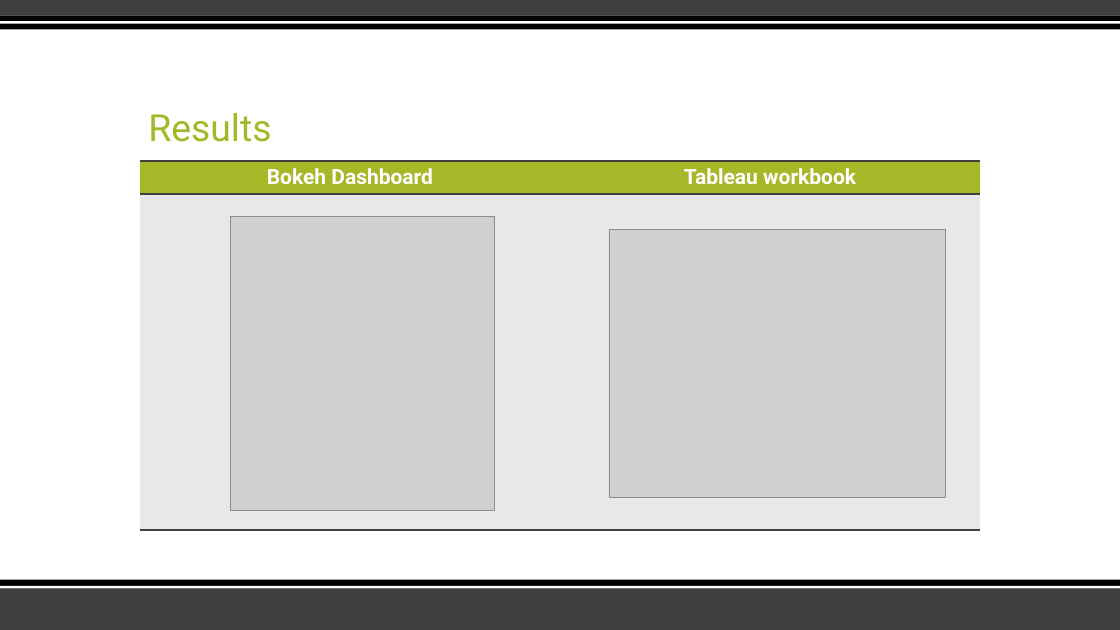
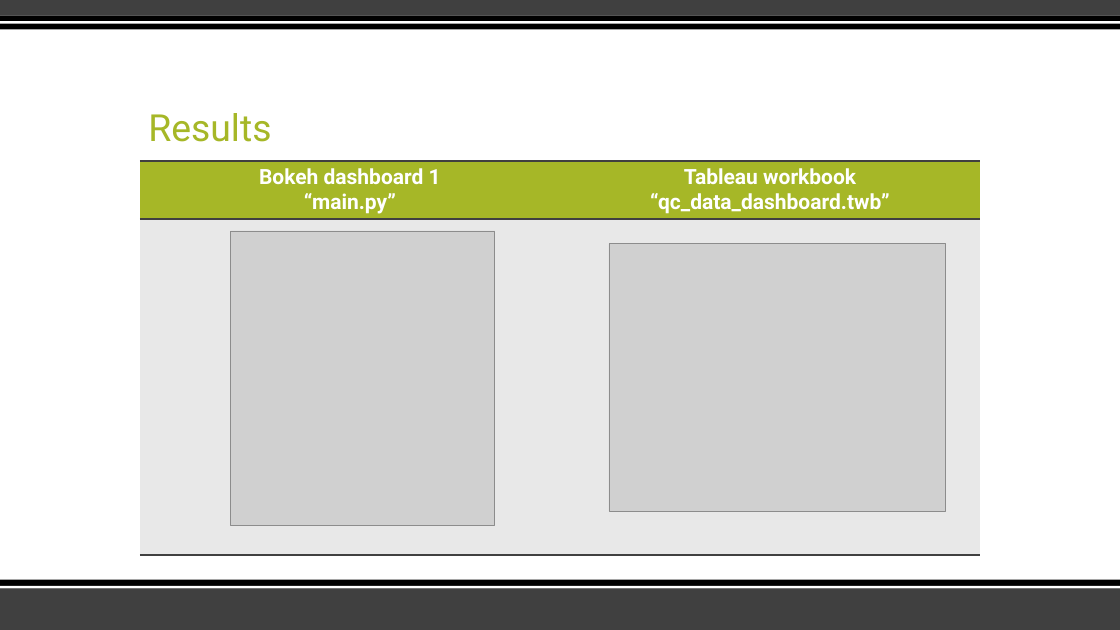
Before and after one commit to james-tn/Real-time-anomaly-detection-spark-and-deep-learning, a slide deck: slide 6 of deliverables/w205_section04_final_project_james_weixing_annalaissa_yang.pptx. Drawn at 1120x630 pixels with LibreOffice and Linux fonts; fonts in the diff are those of the drawing; grey boxes stand for pictures. Boxes give left, top, right and bottom in pixels: in the first picture for what was removed or moved away, otherwise in the second. Text is boxed around its words. In the diff, an @@ line names an element or a change of style, - is before the commit and + after.

```diff
--- a/deliverables/w205_section04_final_project_james_weixing_annalaissa_yang.pptx
+++ b/deliverables/w205_section04_final_project_james_weixing_annalaissa_yang.pptx
@@ table at (x1=139, y1=161, x2=980, y2=556) @@
-row 1, column 1: Bokeh Dashboard
+row 1, column 1: Bokeh dashboard 1 / “main.py”
-row 1, column 2: Tableau workbook
+row 1, column 2: Tableau workbook “qc_data_dashboard.twb”
@@ picture moved from (x1=231, y1=217, x2=495, y2=511) to (x1=231, y1=231, x2=495, y2=525) @@
@@ picture moved from (x1=609, y1=230, x2=945, y2=497) to (x1=609, y1=244, x2=945, y2=511) @@
```
Also in this commit, not shown: 2 other slides changed, 2 slides added, 2 other files.
